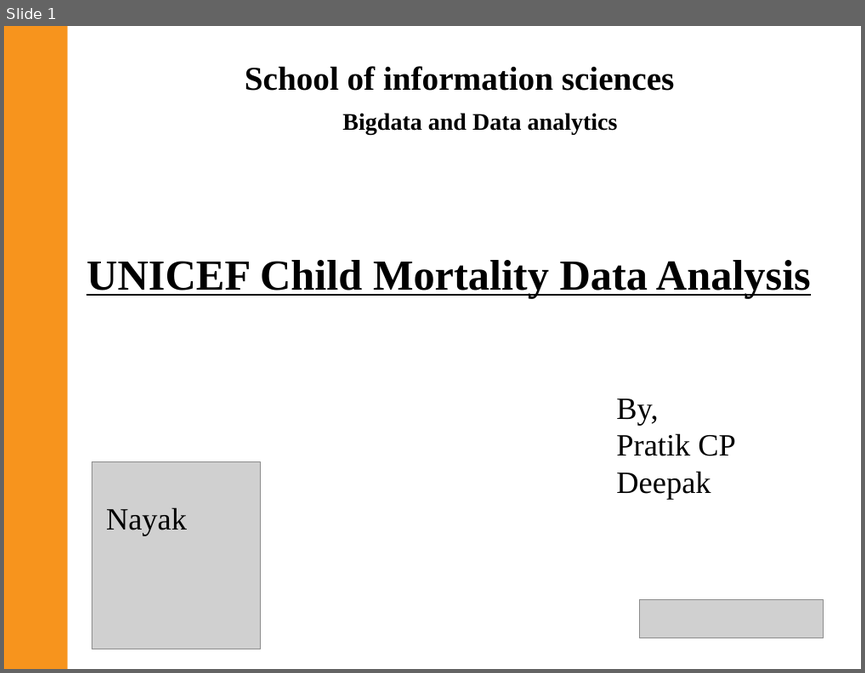
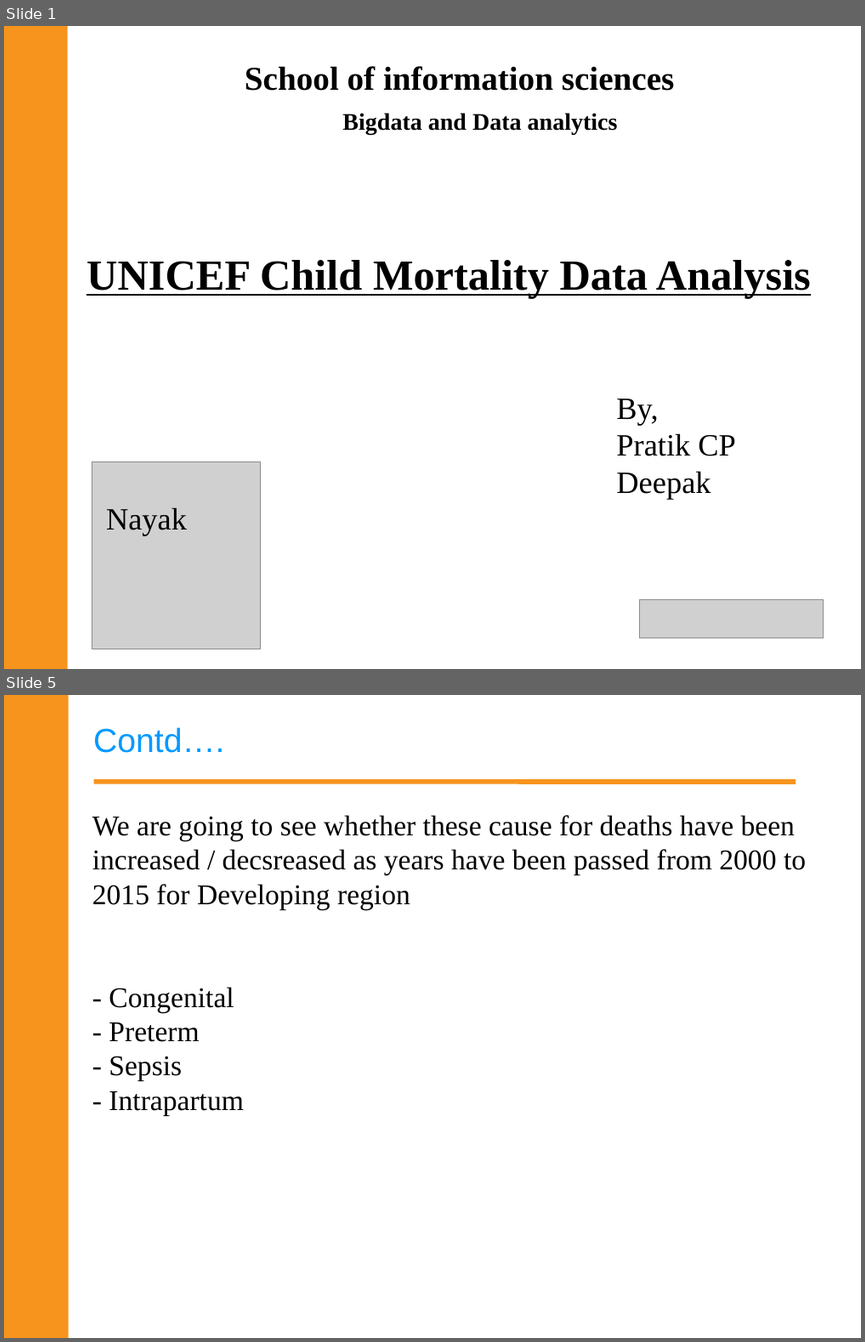
Before and after one commit to Pratikjain09/Term-project, a slide deck: Second Phase.ppt. Shown one above the other, each under a label of ours: slide 1 before the commit, slides 1 and 5 after it; the slides between them are not shown. The pictures are 865x673 and 865x1342 pixels, drawn with LibreOffice and Linux fonts; fonts in the diff are those of the drawing; grey boxes stand for pictures. Boxes give left, top, right and bottom in pixels: in the first picture for what was removed or moved away, otherwise in the second. Text is boxed around its words. In the diff, an @@ line names an element or a change of style, - is before the commit and + after.

```diff
--- a/Second Phase.ppt
+++ b/Second Phase.ppt
@@ slide 5 added at (4, 695, 861, 1338), background #FFFFFF @@
@@ rectangle added at (4, 695, 69, 1338), fill #F7941D @@
@@ text added at (93, 727, 224, 753), 28 pt, text #0099FF @@
+Contd….
@@ line added from (97, 782) to (793, 782), #F7941D 4 pt @@
@@ text added at (92, 815, 806, 1115), 24 pt, text #000000 @@
+We are going to see whether these cause for deaths have been increased / decsreased as years have been passed from 2000 to 2015 for Developing region
+- Congenital
+- Preterm
+- Sepsis
+- Intrapartum
```
Also in this commit, not shown: 2 slides changed, 1 other slide added, 4 slides removed, 2 other files.
